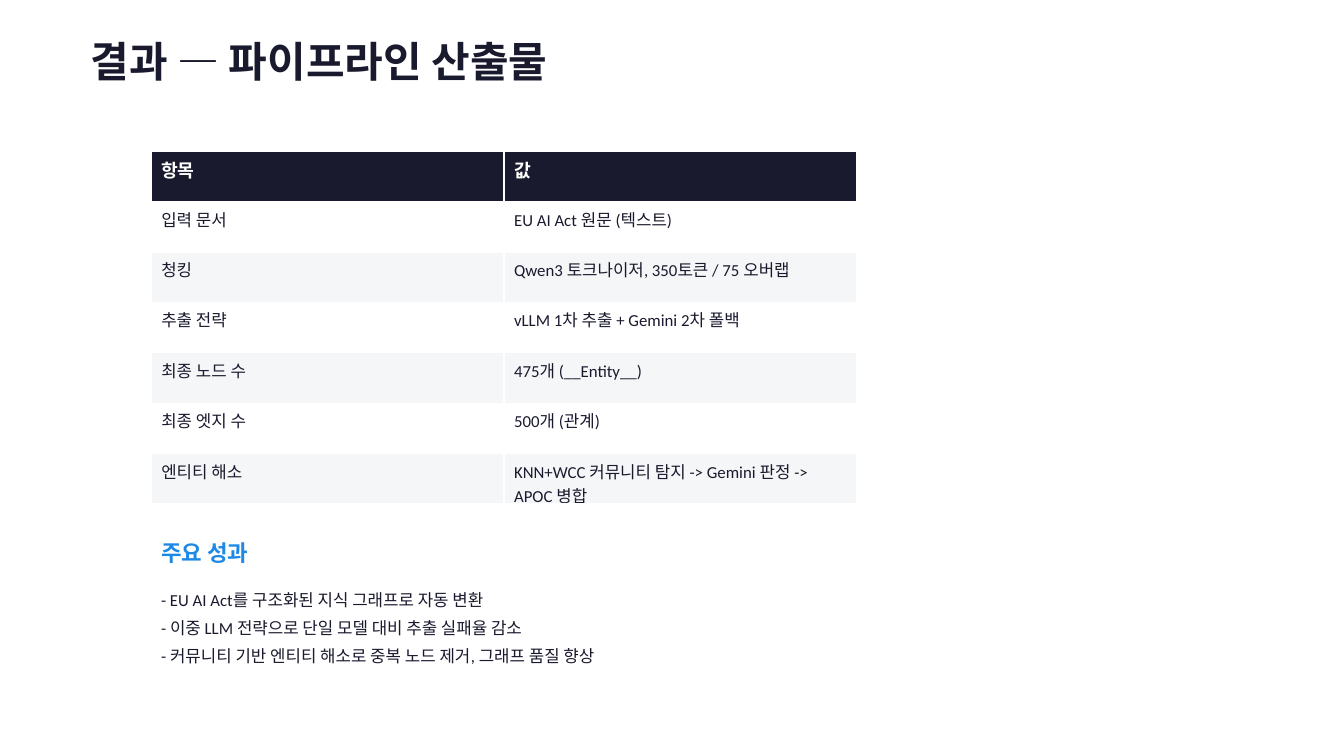
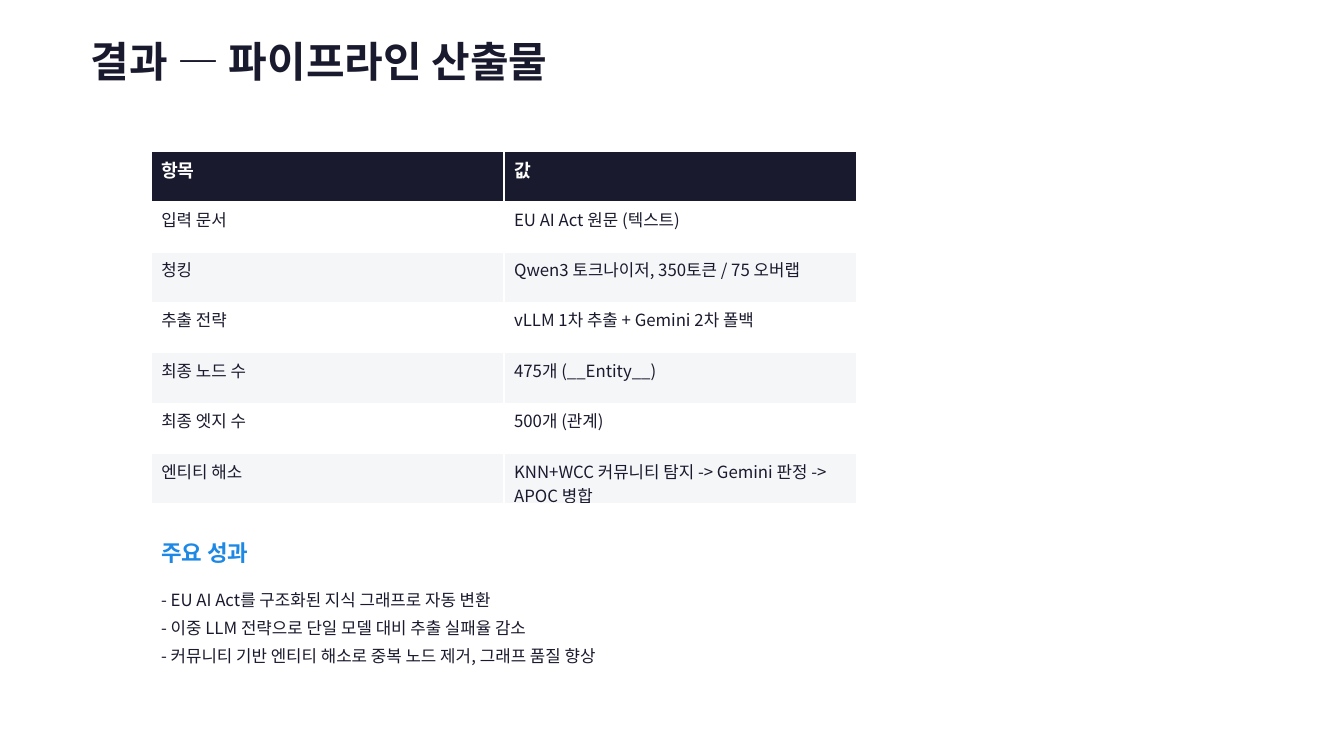
Before and after one commit to dddpower/euaikg, a slide deck: slide 6 of docs/euAIKG_technical.pptx. Drawn at 1344x756 pixels with LibreOffice and Linux fonts; fonts in the diff are those of the drawing. Boxes give left, top, right and bottom in pixels: in the first picture for what was removed or moved away, otherwise in the second. Text is boxed around its words. In the diff, an @@ line names an element or a change of style, - is before the commit and + after.

```diff
--- a/docs/euAIKG_technical.pptx
+++ b/docs/euAIKG_technical.pptx
@@ table at [151,151,857,507] @@
@@ font Calibri to Noto Sans CJK KR @@
@@ text "- EU AI Act를 구조화된 ..." at [171,592,596,665]: font Calibri to Noto Sans CJK KR @@
```
Also in this commit, not shown: 5 other slides changed, 1 other file.
